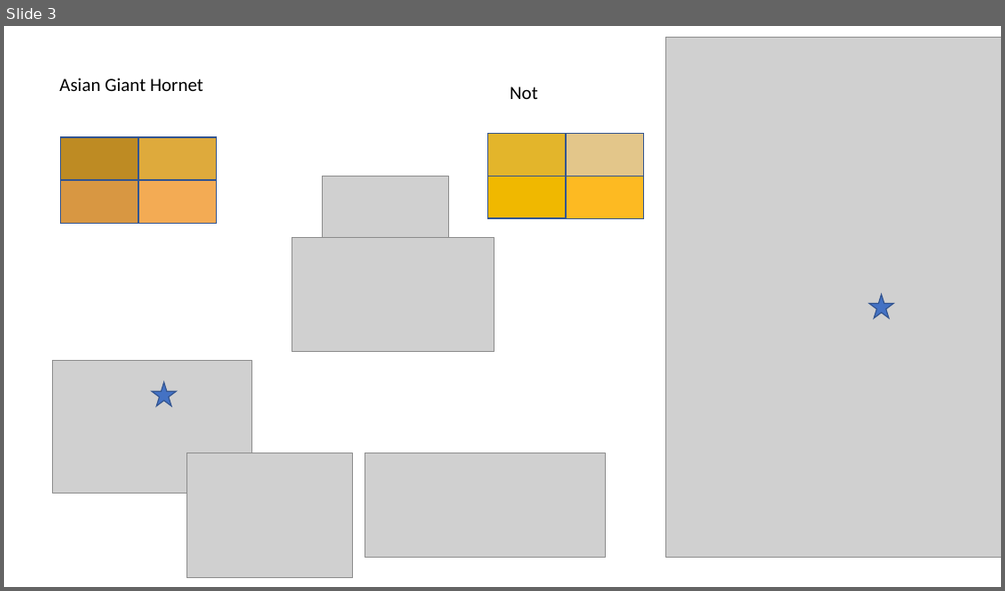
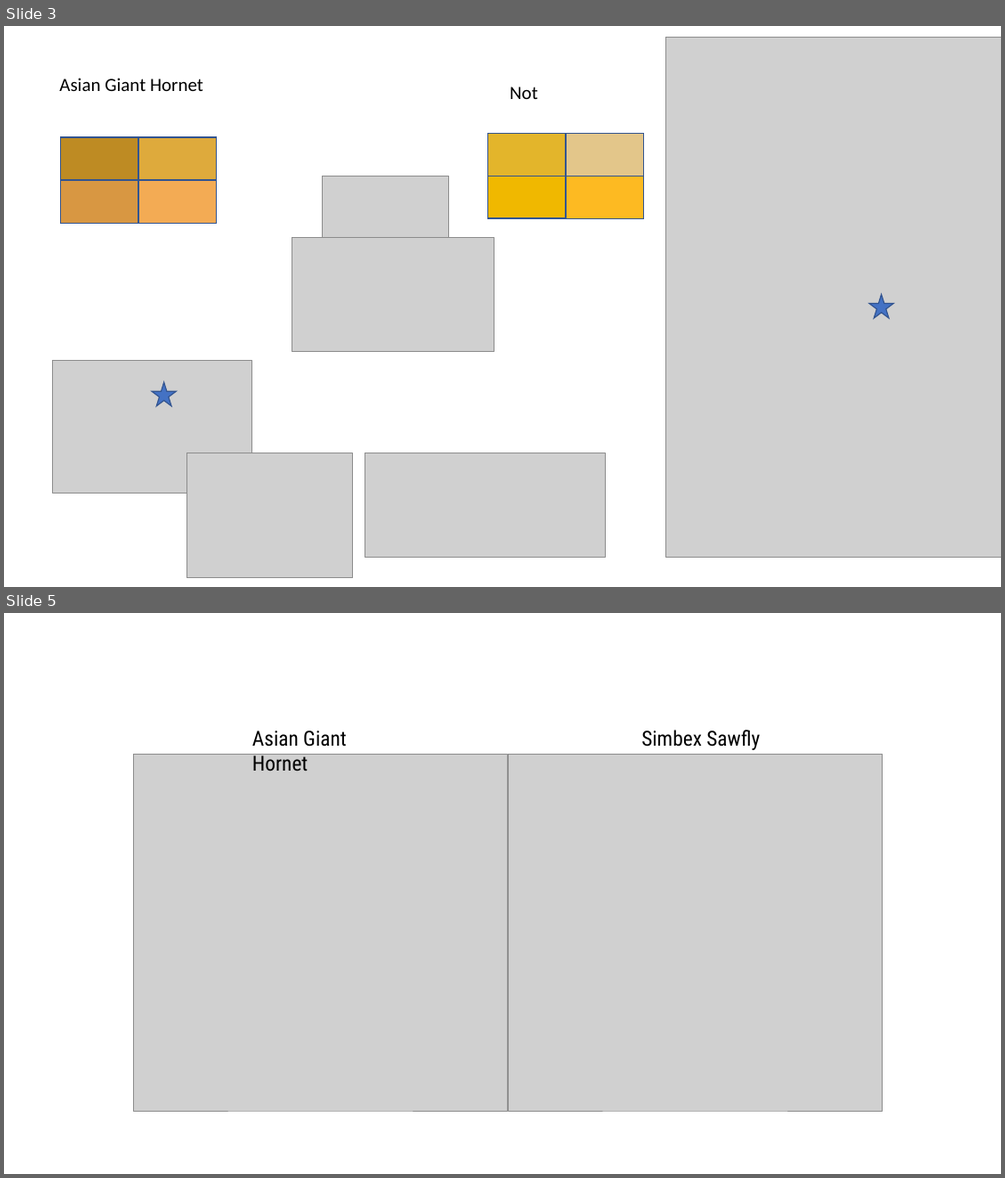
Before and after one commit to Hannarea/Hornet-Project, a slide deck: Classification Questions.pptx. Shown one above the other, each under a label of ours: slide 3 before the commit, slides 3 and 5 after it; the slides between them are not shown. The pictures are 1005x591 and 1005x1178 pixels, drawn with LibreOffice and Linux fonts; fonts in the diff are those of the drawing; grey boxes stand for pictures. Boxes give left, top, right and bottom in pixels: in the first picture for what was removed or moved away, otherwise in the second. Text is boxed around its words. In the diff, an @@ line names an element or a change of style, - is before the commit and + after.

```diff
--- a/Classification Questions.pptx
+++ b/Classification Questions.pptx
@@ slide 5 added at (4,613,1001,1174), background #FFFFFF @@
@@ text added at (252,730,347,771), 20 pt, text #000000 @@
+Asian Giant Hornet
@@ text added at (641,730,760,750), 20 pt, text #000000 @@
+Simbex Sawfly
@@ picture added at (133,754,508,1111) @@
@@ picture added at (508,754,882,1111) @@
```
Also in this commit, not shown: 2 slides changed, 1 other slide added, 1 other file.
